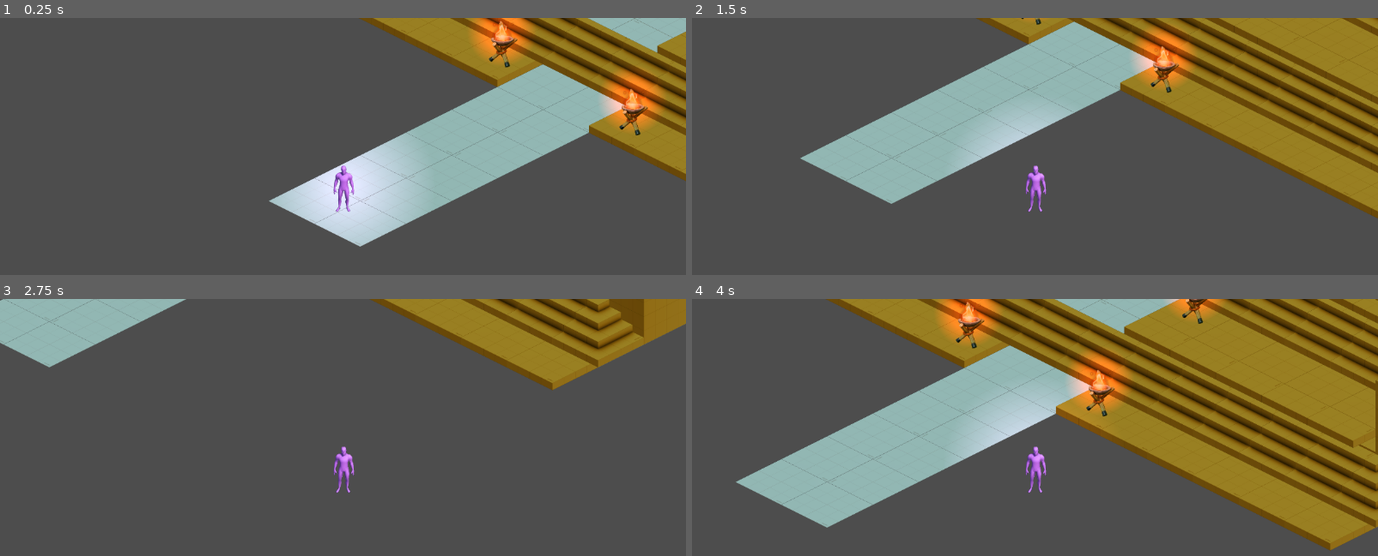
Above: before the commit, frames 1-4 (two rows, left to right).
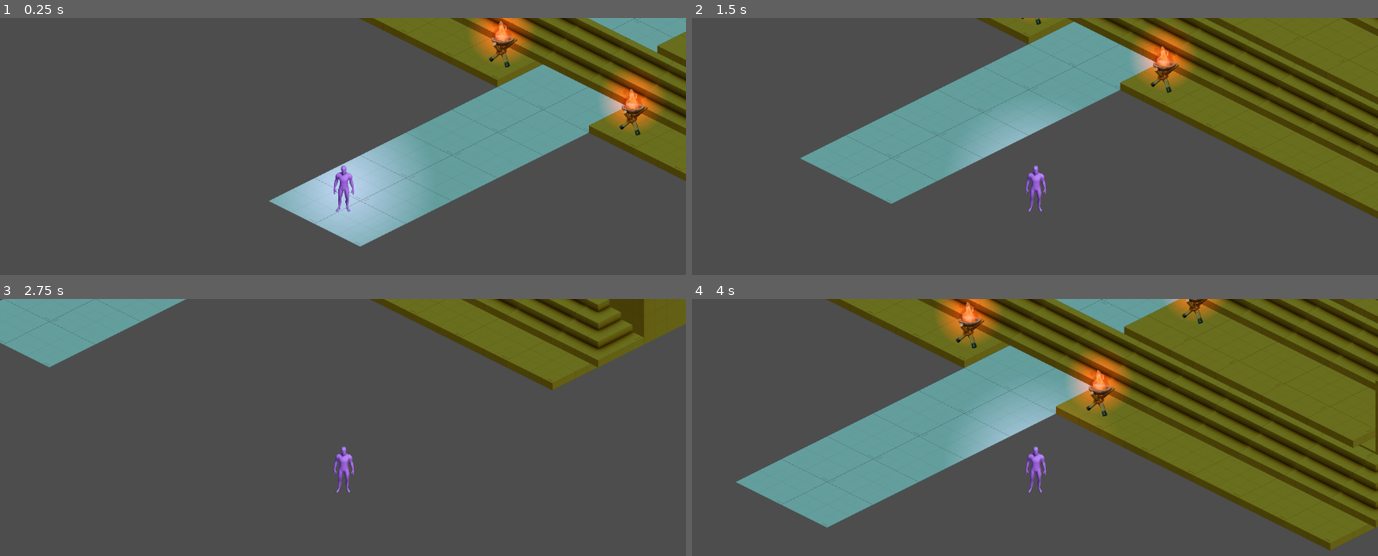
Above: after the commit, the same moments.

Repository: BettiFei/LevelDesignHades
Game: Godot game, scene res://Scenes/level_entrance.tscn
Two runs of this game, one before a commit and one after it. Both use one fixed random seed, a clock stepped at 60 frames per second and the inputs below.
Inputs:
- Up to frame 1 (0.25 s): no input
- Up to frame 2 (1.5 s): tap Enter at 0.5 s; hold D (move_right) 0.53-1.28 s; hold S (move_down) from 1.28 s (still down)
- Up to frame 3 (2.75 s): release S (move_down) at 2.03 s; hold D (move_right) from 2.03 s (still down)
- Up to frame 4 (4 s): release D (move_right) at 2.78 s; hold W (move_up) 2.78-3.53 s; hold A (move_left) from 3.53 s (still down)

The runs differ from the first frame. In frame 1, 26% of the frame differs, in the area x 39-100%, y 0-89%; in frame 2, 33%; in frame 3, 13%; in frame 4, 51%, in the area x 6-100%, y 0-98%.

Commit message:
Adjust world brightness level

Diff:
--- a/Scenes/world_light.tscn
+++ b/Scenes/world_light.tscn
@@ -2,5 +2,5 @@
 
 [node name="DirectionalLight2D" type="DirectionalLight2D"]
 color = Color(0.972549, 0.5372549, 0.49803922, 1)
-energy = 0.4
+energy = 0.6
 blend_mode = 1
